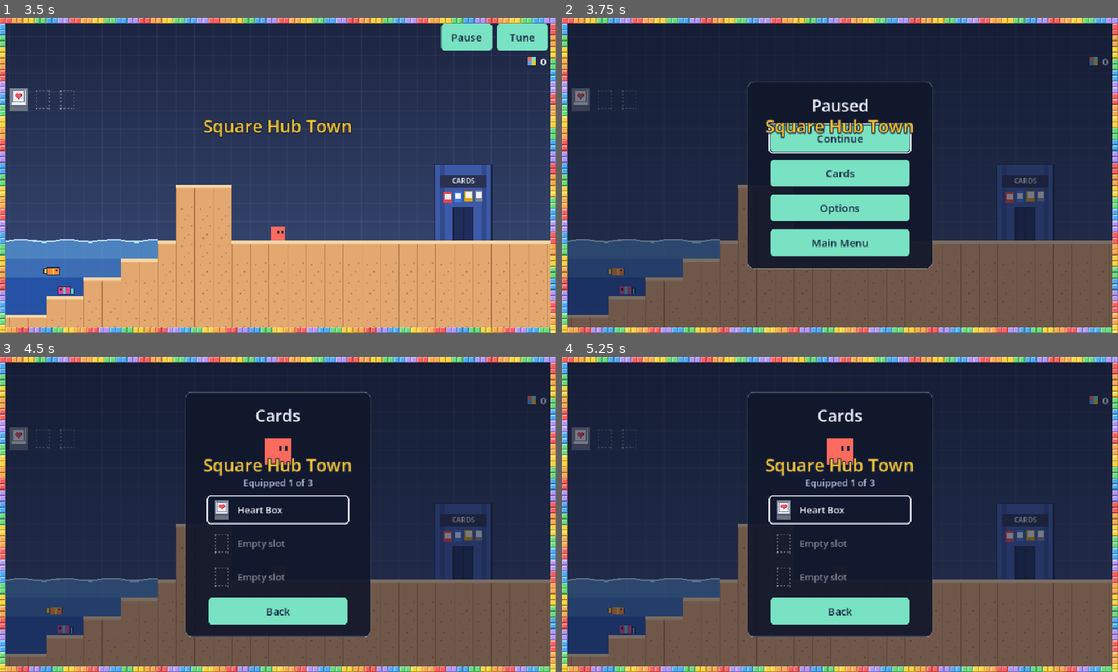
Above: before the commit, frames 1-4 (two rows, left to right).
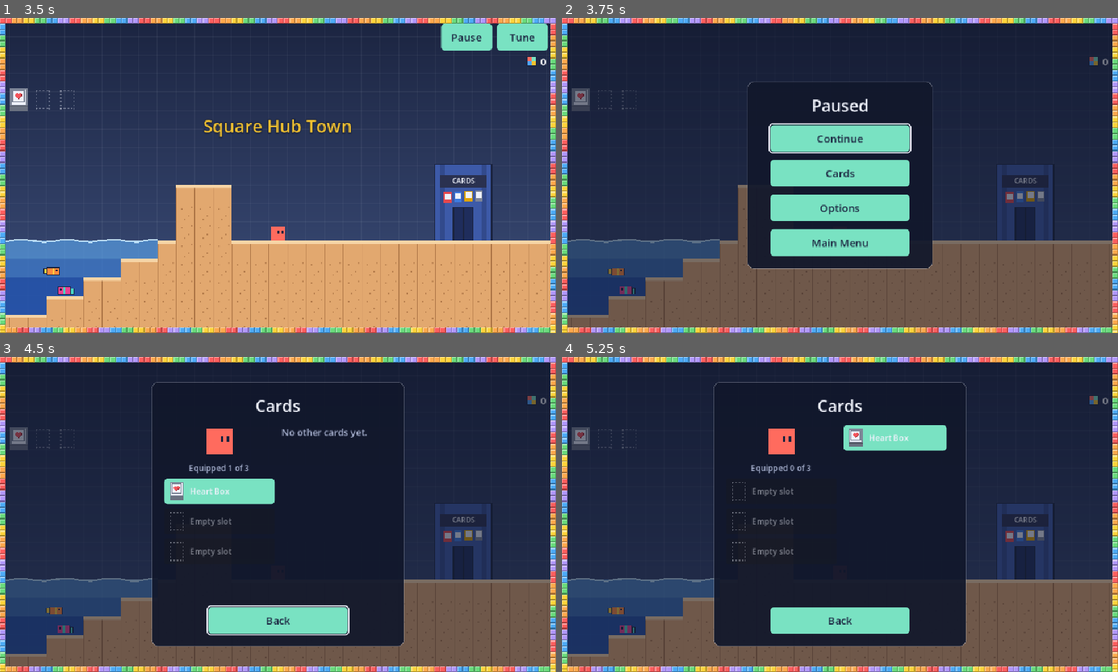
Above: after the commit, the same moments.

Repository: Wut-Lab/Gdtest
Game: Godot game, scene res://scenes/main.tscn
Same seed, same stepped clock (60 frames per second), same inputs: the game is played once before the commit and once after it.
Inputs (mouse positions are in pixels of both pictures, inside the frame that each line leads up to):
- Up to frame 1 (3.5 s): click "Play" at 0.5 s; click "Back" at 1.25 s; click "Play" at 2 s; click "File 1 · Current New game" at 2.75 s
- Up to frame 2 (3.75 s): click "Pause" at 3.5 s
- Up to frame 3 (4.5 s): click "Cards" at 4.25 s
- Up to frame 4 (5.25 s): click (778, 492) at 5.02 s

Frame 1 is identical in both runs. In frame 2, 0.8% of the frame differs, in the area x 36-64%, y 32-39%; in frame 3, 12%, in the area x 27-73%, y 7-92%; in frame 4, 12%.

Commit message:
Town Cards page: equip from the pause menu; town spawn safety net, no leftover banners
Co-Authored-By: Claude Opus 5.5 <noreply@anthropic.com>
Claude-Session: https://claude.ai/code/session_013BExeNvw9cRKcGMw9Cx8kr

Diff:
--- a/scripts/hud.gd
+++ b/scripts/hud.gd
@@ -190,6 +190,9 @@
 
 ## Town hides the run's timer, falls, hearts and seed.
 func set_town_mode(on: bool) -> void:
+	if on:
+		for old in get_tree().get_nodes_in_group("hud_banner"):
+			old.queue_free()   # no leftover level banner in town
 	for n in [time_label, falls_label, hearts_display]:
 		n.visible = not on
 	if on:
--- a/scripts/main.gd
+++ b/scripts/main.gd
@@ -314,6 +314,7 @@
 		if d.kind == at_door:
 			spot = d.position + Vector2(0, -12)
 	player.reset_to(spot)
+	_unstick.call_deferred()
 	player.active = true
 	player.abilities.assign(CardCollection.equipped)
 	hearts = _start_hearts()
@@ -437,6 +438,16 @@
 	get_viewport().gui_release_focus()
 
 
+## Safety net: if the player ever lands inside the ground (back from a level), lift them out.
+func _unstick() -> void:
+	await get_tree().physics_frame
+	for i in 16:
+		if not player.test_move(player.global_transform, Vector2.ZERO):
+			return
+		player.position.y -= 8.0
+	player.reset_to(level.start.position)
+
+
 ## Pause the game and open the pause menu (Pause button, Esc or P).
 func pause() -> void:
 	if state not in [State.PLAY, State.TOWN] or get_tree().paused:
@@ -445,6 +456,9 @@
 	hud.pause_button.hide()
 	hud.tune_button.hide()
 	$TouchControls.hide()
+	for b in get_tree().get_nodes_in_group("hud_banner"):
+		b.queue_free()   # banners would draw over the menu
+	hud.pause_menu.set_town(state == State.TOWN)
 	hud.pause_menu.set_cards(player.abilities, player.color)
 	hud.pause_menu.open()
 	hud.pause_menu.set_save_quit(state == State.PLAY and _floor != "")
--- a/scripts/pause_menu.gd
+++ b/scripts/pause_menu.gd
@@ -4,6 +4,8 @@
 ##   Paused:  Continue, Cards, Options, Back (to the main menu)
 ##   Cards:   the player and their 0–3 equipped ability cards (tap one to see it), Back
 ##   Card:    one card, large, with what it does, Back
+##   Equip:   (Cards in town) the player and 3 slots on the left, owned cards on the right:
+##            tap a card to equip it in the first empty slot, tap a slot to take it back off
 ##   Options: Sound, Back
 ## The main menu opens the same Options page on its own; Back then closes the menu.
 ##   Sound:   Music Volume, Sound Volume, Sound: On/Off, Back
@@ -59,7 +61,7 @@
 
 	var paused := _page_box("Paused")
 	_button(paused, "Continue", func() -> void: continue_pressed.emit())
-	_button(paused, "Cards", func() -> void: _show("Cards"))
+	_button(paused, "Cards", func() -> void: _show("Equip" if _in_town else "Cards"))
 	_button(paused, "Options", func() -> void: _show("Options"))
 	_save_quit = _button(paused, "Save and Quit", func() -> void: save_quit_pressed.emit())
 	_save_quit.hide()
@@ -113,6 +115,8 @@
 	card.add_child(_card_text)
 	_button(card, "Back", _card_back)
 
+	var equip := _build_equip()
+
 	var options := _page_box("Options")
 	_button(options, "Sound", func() -> void: _show("Sound"))
 	_button(options, "Back", _options_back)
@@ -127,7 +131,7 @@
 	_sound_toggle = _button(sound, "Sound: On", _toggle_sound)
 	_button(sound, "Back", func() -> void: _show("Options"))
 
-	for page in [paused, cards, card, options, sound]:
+	for page in [paused, cards, card, equip, options, sound]:
 		panel.add_child(page)   # only the open page is visible, and the panel fits it
 
 	_music_slider.value_changed.connect(func(v: float) -> void:
@@ -147,6 +151,119 @@
 
 
 var _save_quit: Button
+## In town the Cards page lets you change your equipped cards.
+var _in_town := false
+var _equip_preview: PlayerPreview
+var _equip_count: Label
+var _equip_slots: Array[Button] = []
+var _equip_list: VBoxContainer
+
+
+func set_town(on: bool) -> void:
+	_in_town = on
+
+
+## The town Cards page: you on the left with your 3 slots under you, your other cards on the right.
+func _build_equip() -> VBoxContainer:
+	var page := _page_box("Equip")
+	(page.get_child(0) as Label).text = "Cards"
+	var row := HBoxContainer.new()
+	row.add_theme_constant_override("separation", 12)
+	page.add_child(row)
+	var left := VBoxContainer.new()
+	left.add_theme_constant_override("separation", 8)
+	row.add_child(left)
+	_equip_preview = PlayerPreview.new()
+	_equip_preview.size_flags_horizontal = Control.SIZE_SHRINK_CENTER
+	left.add_child(_equip_preview)
+	_equip_count = Label.new()
+	_equip_count.horizontal_alignment = HORIZONTAL_ALIGNMENT_CENTER
+	_equip_count.add_theme_font_size_override("font_size", 14)
+	_equip_count.add_theme_color_override("font_color", Color("a9b3d1"))
+	left.add_child(_equip_count)
+	for i in 3:
+		var slot := _card_button(EQUIP_WIDTH)
+		slot.pressed.connect(_unequip.bind(i))
+		left.add_child(slot)
+		_equip_slots.append(slot)
+	var scroll := ScrollContainer.new()
+	scroll.custom_minimum_size = Vector2(EQUIP_WIDTH, 300)
+	scroll.horizontal_scroll_mode = ScrollContainer.SCROLL_MODE_DISABLED
+	row.add_child(scroll)
+	_equip_list = VBoxContainer.new()
+	_equip_list.add_theme_constant_override("separation", 6)
+	scroll.add_child(_equip_list)
+	_button(page, "Back", func() -> void: _show("Paused"))
+	return page
+
+
+const EQUIP_WIDTH := 190.0
+
+
+## A card row: its picture and its name. Empty ability = an empty slot.
+func _card_button(width: float) -> Button:
+	var b := Button.new()
+	b.custom_minimum_size = Vector2(width, 44)
+	var row := HBoxContainer.new()
+	row.add_theme_constant_override("separation", 8)
+	row.mouse_filter = Control.MOUSE_FILTER_IGNORE
+	row.set_anchors_and_offsets_preset(Control.PRESET_FULL_RECT)
+	row.offset_left = 6
+	b.add_child(row)
+	var icon := CardIcon.new()
+	icon.size_flags_vertical = Control.SIZE_SHRINK_CENTER
+	row.add_child(icon)
+	var name_label := Label.new()
+	name_label.size_flags_vertical = Control.SIZE_SHRINK_CENTER
+	name_label.add_theme_font_size_override("font_size", 14)
+	name_label.autowrap_mode = TextServer.AUTOWRAP_WORD_SMART
+	name_label.size_flags_horizontal = Control.SIZE_EXPAND_FILL
+	row.add_child(name_label)
+	return b
+
+
+func _set_card_button(b: Button, ability: String) -> void:
+	var row := b.get_child(0)
+	(row.get_child(0) as CardIcon).ability = ability
+	var l := row.get_child(1) as Label
+	l.text = AbilityCard.NAMES[ability] if ability != "" else "Empty slot"
+	l.modulate.a = 1.0 if ability != "" else 0.5
+	b.set_meta("ability", ability)
+
+
+func _refresh_equip() -> void:
+	var eq := CardCollection.equipped
+	_equip_count.text = "Equipped %d of %d" % [eq.size(), CardCollection.MAX_EQUIPPED]
+	for i in 3:
+		_set_card_button(_equip_slots[i], eq[i] if i < eq.size() else "")
+		_equip_slots[i].disabled = i >= eq.size()
+	for c in _equip_list.get_children():
+		_equip_list.remove_child(c)
+		c.queue_free()
+	var full := eq.size() >= CardCollection.MAX_EQUIPPED
+	for a in CardCollection.ALL:
+		if a in CardCollection.owned and a not in eq:
+			var b := _card_button(EQUIP_WIDTH - 12)
+			_set_card_button(b, a)
+			b.disabled = full
+			b.pressed.connect(_equip.bind(a))
+			_equip_list.add_child(b)
+	if _equip_list.get_child_count() == 0:
+		var none := Label.new()
+		none.text = "No other cards yet."
+		none.add_theme_color_override("font_color", Color("a9b3d1"))
+		_equip_list.add_child(none)
+
+
+func _equip(ability: String) -> void:
+	if CardCollection.toggle_equip(ability):
+		_refresh_equip()
+
+
+func _unequip(i: int) -> void:
+	if i < CardCollection.equipped.size():
+		CardCollection.toggle_equip(CardCollection.equipped[i])
+		_refresh_equip()
 
 
 ## Save and Quit only shows during a dungeon run.
@@ -186,6 +303,8 @@
 		_slot_names[i].modulate.a = 1.0 if a != "" else 0.5
 		_slot_buttons[i].disabled = a == ""
 	_abilities = abilities.duplicate()
+	_equip_preview.color = player_color
+	_refresh_equip()
 
 
 func _open_card(i: int) -> void:
@@ -230,7 +349,7 @@
 		match _page:
 			"Sound": _show("Options")
 			"Options": _options_back()
-			"Cards": _show("Paused")
+			"Cards", "Equip": _show("Paused")
 			"Card": _card_back()
 			_: continue_pressed.emit()
 
--- a/scripts/player.gd
+++ b/scripts/player.gd
@@ -226,6 +226,8 @@
 	invincible = 0.0
 	phased = false
 	_phase_look = 1.0
+	_shake_left = 0.0
+	camera.position = Vector2.ZERO
 	camera.reset_smoothing()
 
 
